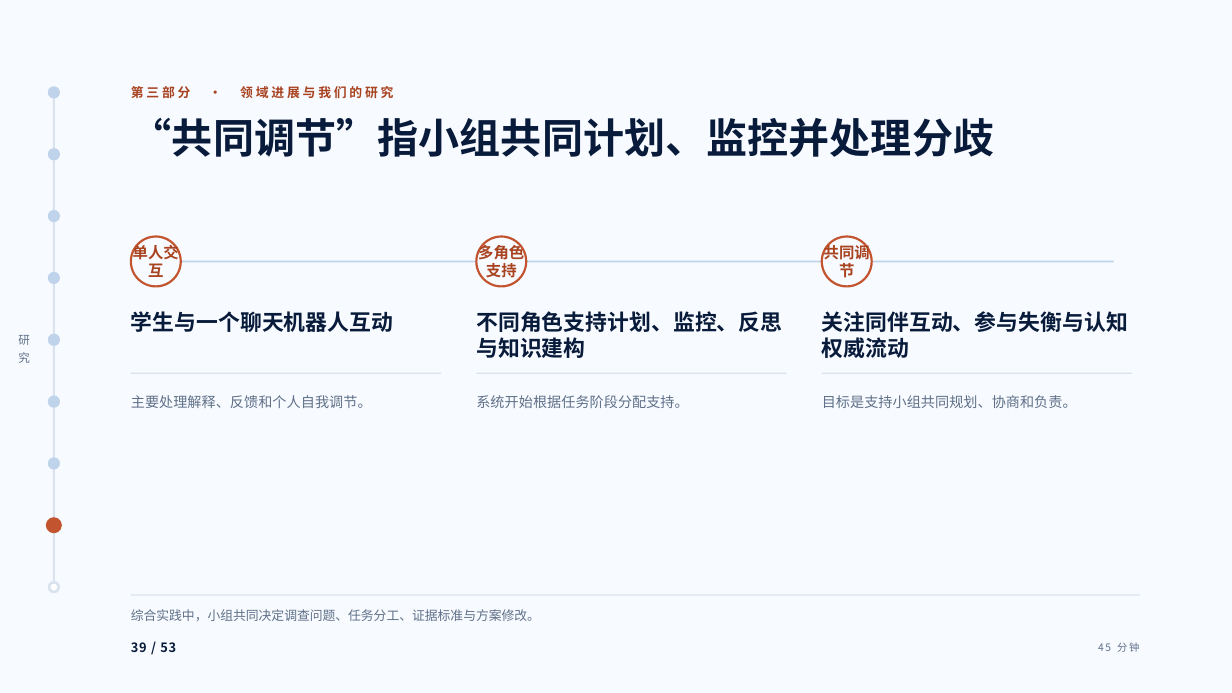
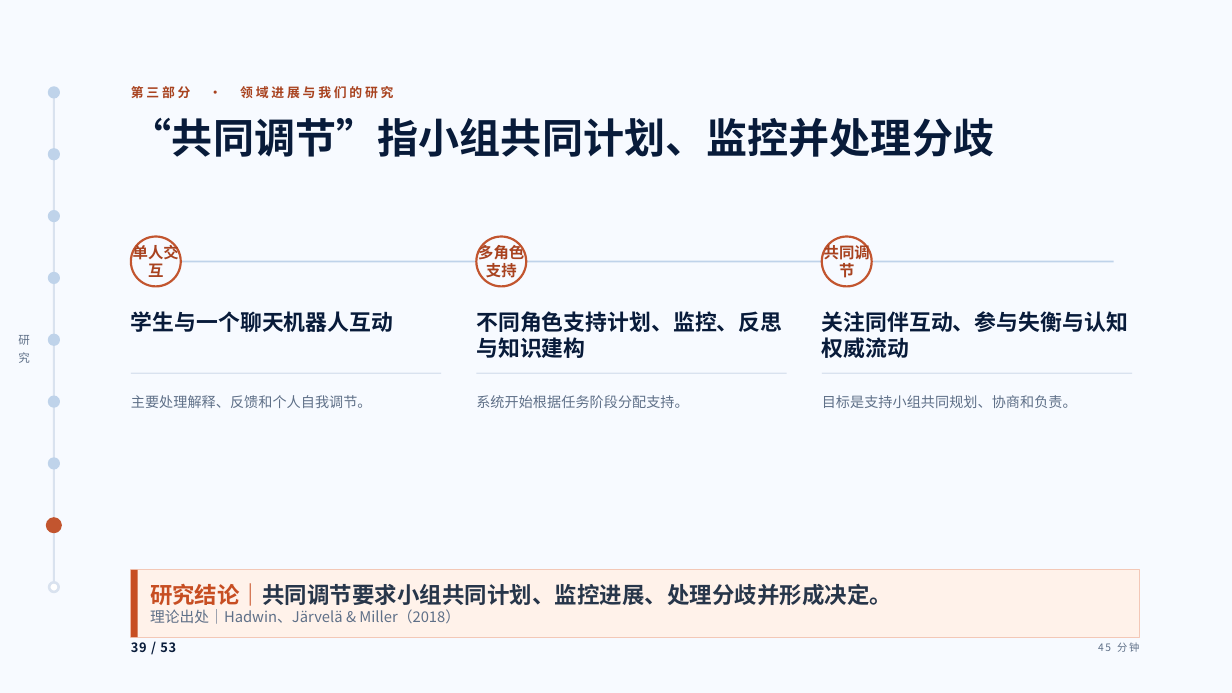
Before and after one commit to tonyxinvip/slides, a slide deck: slide 39 of student-ai-cognitive-division-2026/downloads/student-ai-cognitive-division-2026.pptx. Drawn at 1232x693 pixels with LibreOffice and Linux fonts; fonts in the diff are those of the drawing. Boxes give left, top, right and bottom in pixels: in the first picture for what was removed or moved away, otherwise in the second. Text is boxed around its words. In the diff, an @@ line names an element or a change of style, - is before the commit and + after.

```diff
--- a/student-ai-cognitive-division-2026/downloads/student-ai-cognitive-division-2026.pptx
+++ b/student-ai-cognitive-division-2026/downloads/student-ai-cognitive-division-2026.pptx
@@ rectangle "研究结论｜共同调节要求小组共同计划、监控进展、处理分歧并形成决定。": place and size @@
-rectangle "研究结论｜共同调节要求小组共同计划、监控进展、处理分歧并形成决定。" at (131, 609, 540, 621)
+rectangle "研究结论｜共同调节要求小组共同计划、监控进展、处理分歧并形成决定。" at (131, 570, 1141, 638)
@@ rectangle "研究结论｜共同调节要求小组共同计划、监控进展、处理分歧并形成决定。" at (131, 570, 1141, 638): vertical alignment top to middle; fill none to #FFF2EA; outline none to #F3C8B7 0.75 pt @@
@@ rectangle added at (131, 570, 138, 638), fill #C74E22 @@
@@ text in rectangle at (150, 583, 892, 624): text changed; size 10 to 17.5 pt; bold on @@
-综合实践中，小组共同决定调查问题、任务分工、证据标准与方案修改。
+研究结论｜共同调节要求小组共同计划、监控进展、处理分歧并形成决定。
+理论出处｜Hadwin、Järvelä & Miller（2018）
```
Also in this commit, not shown: 25 other slides changed, 57 other files.
